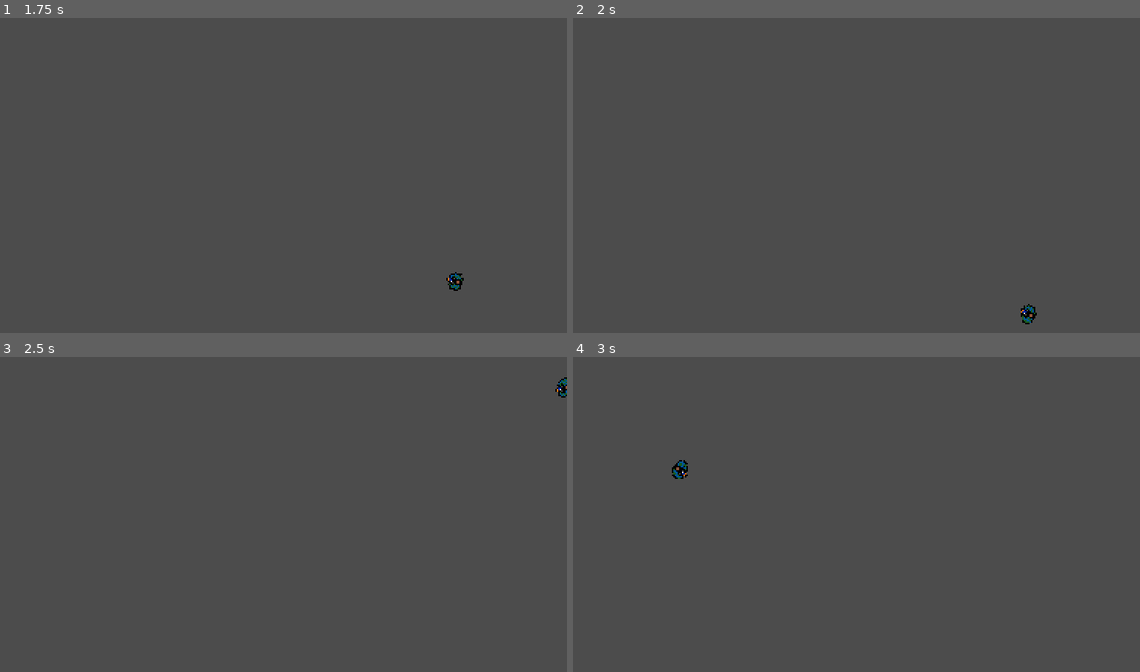
Above: before the commit, frames 1-4 (two rows, left to right).
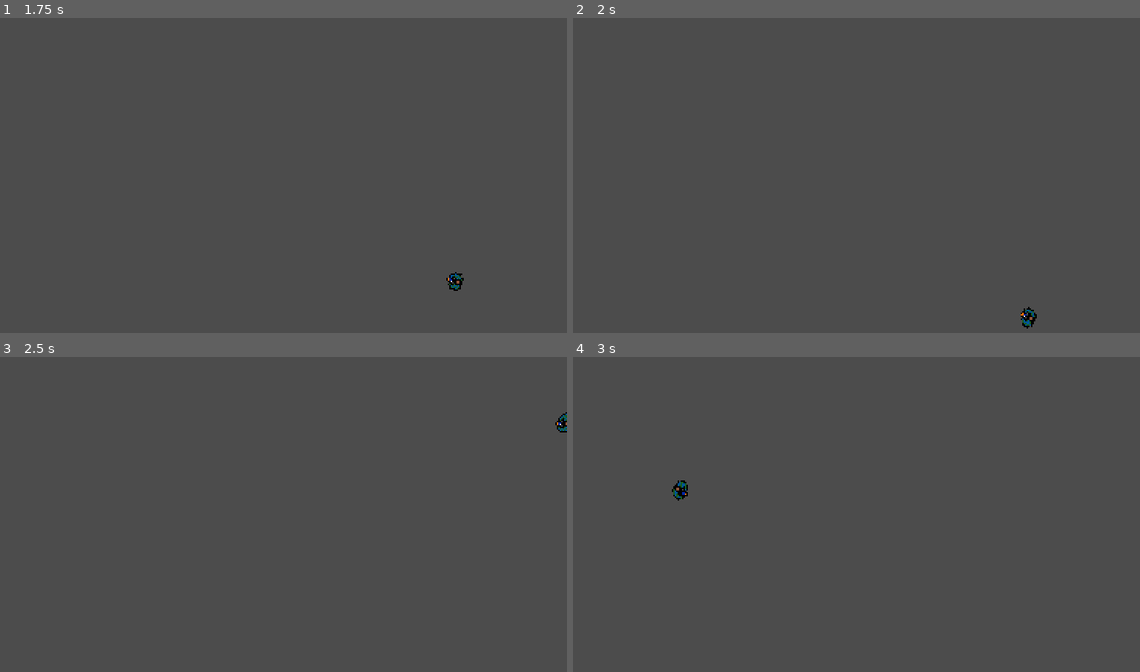
Above: after the commit, the same moments.

Repository: TLochow/Operation-Snagov
Game: Godot game, scene res://scenes/Level.tscn
Two runs of this game, one before a commit and one after it. Both use one fixed random seed, a clock stepped at 60 frames per second and the inputs below.
Inputs (mouse positions are in pixels of both pictures, inside the frame that each line leads up to):
- Up to frame 1 (1.75 s): tap Enter at 0.5 s; move the mouse to (402, 156) at 0.52 s; hold Right (ui_right) 0.53-1.28 s; move the mouse to (158, 191) at 1.27 s; hold Down (ui_down) from 1.28 s (still down)
- Up to frame 2 (2 s): keep holding Down (ui_down)
- Up to frame 3 (2.5 s): move the mouse to (334, 438) at 2.02 s; release Down (ui_down) at 2.03 s; hold Right (ui_right) from 2.03 s (still down)
- Up to frame 4 (3 s): move the mouse to (822, 577) at 2.77 s; release Right (ui_right) at 2.78 s; hold Up (ui_up) from 2.78 s (still down)

Frame 1 is identical in both runs. In frame 2, 0.1% of the frame differs, in the area x 78-82%, y 90-99%; in frame 3, 0.2%; in frame 4, 0.3%, in the area x 17-21%, y 32-46%.

Commit message:
Camera Movement accounts for UI space.

Diff:
--- a/project.godot
+++ b/project.godot
@@ -92,6 +92,11 @@
  ]
 }
 
+[layer_names]
+
+2d_physics/layer_1="Level"
+2d_physics/layer_2="Player"
+
 [rendering]
 
 environment/default_environment="res://default_env.tres"
--- a/scenes/GameCamera.gd
+++ b/scenes/GameCamera.gd
@@ -5,16 +5,15 @@
 func _process(delta):
 	var pos = get_position()
 	var relativePlayerPos = Player.get_position() - pos
-	print(relativePlayerPos)
 	if relativePlayerPos.x < -200.0:
 		pos.x -= 400.0
 		set_position(pos)
 	elif relativePlayerPos.x > 200.0:
 		pos.x += 400.0
 		set_position(pos)
-	if relativePlayerPos.y < -113.0:
-		pos.y -= 226.0
+	if relativePlayerPos.y < -87.0:
+		pos.y -= 200.0
 		set_position(pos)
 	if relativePlayerPos.y > 113.0:
-		pos.y += 226.0
+		pos.y += 200.0
 		set_position(pos)
--- a/scenes/Player.tscn
+++ b/scenes/Player.tscn
@@ -26,6 +26,8 @@
 [node name="Player" type="KinematicBody2D" groups=[
 "Player",
 ]]
+collision_layer = 3
+collision_mask = 2
 script = ExtResource( 1 )
 
 [node name="CollisionShape2D" type="CollisionShape2D" parent="."]
